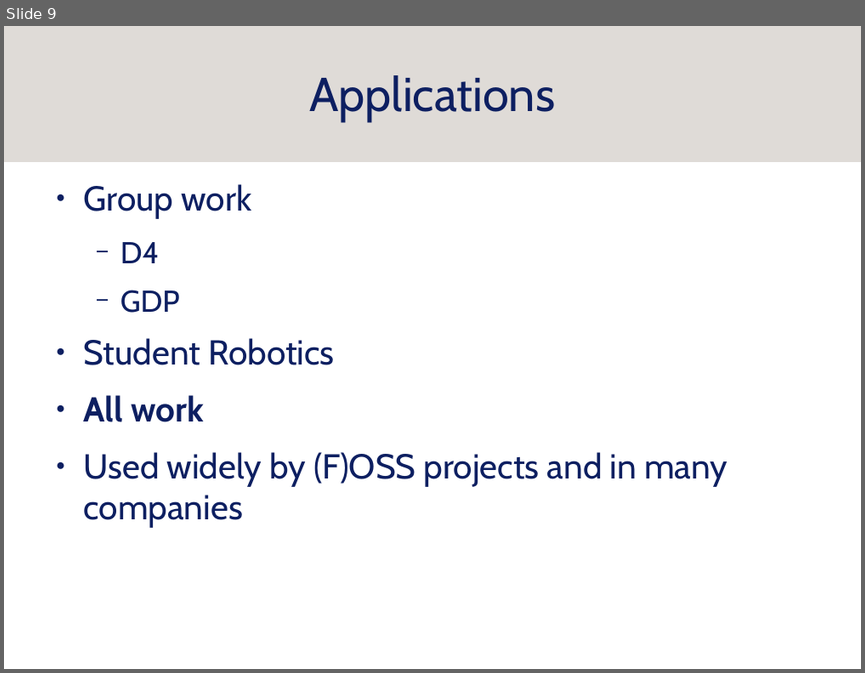
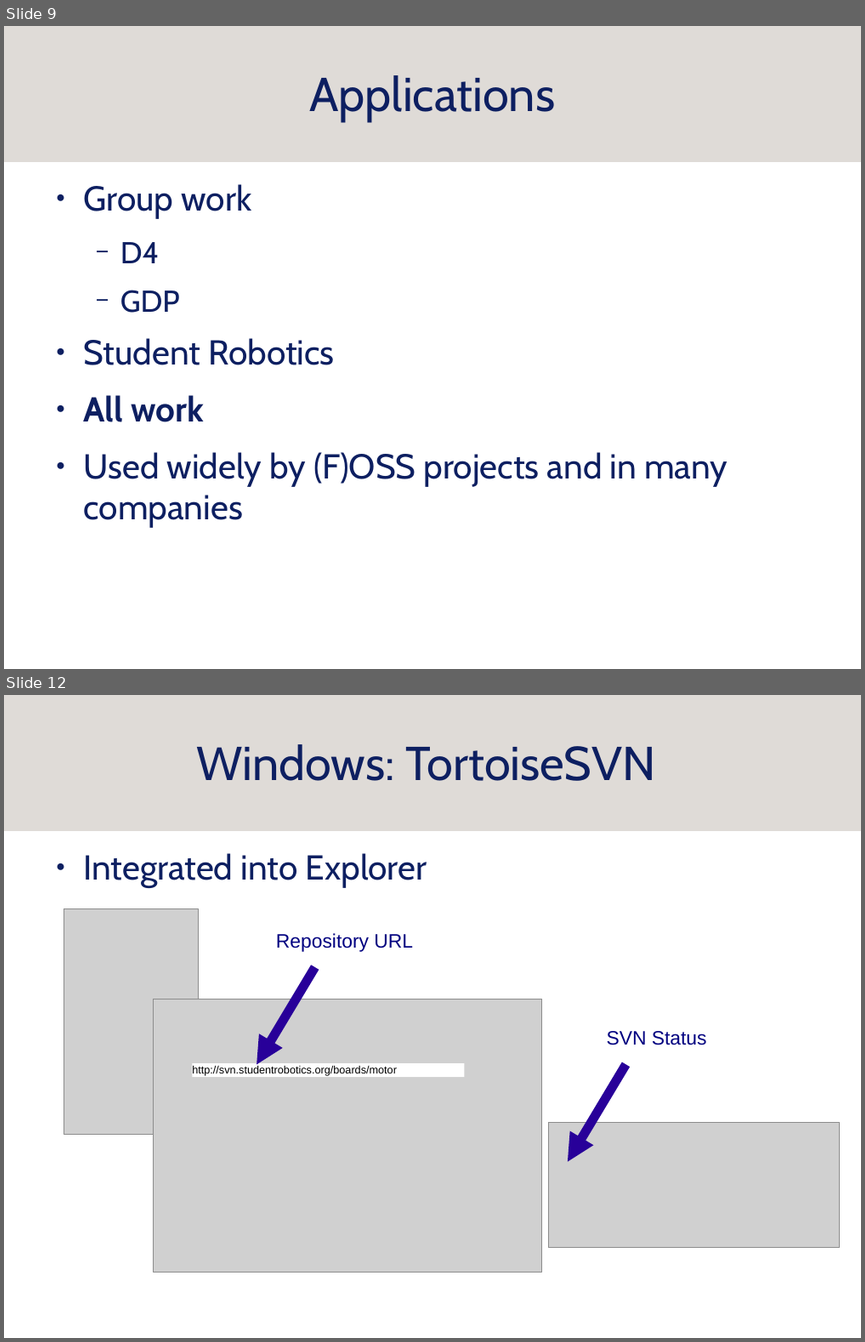
Before and after one commit to srobo/subversion-archive, a slide deck: presentations/subversion/svn.odp. Shown one above the other, each under a label of ours: slide 9 before the commit, slides 9 and 12 after it; the slides between them are not shown. The pictures are 865x673 and 865x1342 pixels, drawn with LibreOffice and Linux fonts; fonts in the diff are those of the drawing; grey boxes stand for pictures; background and template pictures are left out. Boxes give left, top, right and bottom in pixels: in the first picture for what was removed or moved away, otherwise in the second. Text is boxed around its words. In the diff, an @@ line names an element or a change of style, - is before the commit and + after.

Commit message:
added 3 windows slides showing equivalent features in Tortoise SVN

```diff
--- a/presentations/subversion/svn.odp
+++ b/presentations/subversion/svn.odp
@@ slide 12 added at (4,695,861,1338), background #FFFFFF; not listed: 1 template element that a slide beside it also shows @@
@@ title added at (196,744,656,781), 44 pt, text #0D1F61 @@
+Windows: TortoiseSVN
@@ text added at (84,853,427,887), 32 pt, text #0D1F61 @@
+● Integrated into Explorer
@@ picture added at (64,909,199,1134) @@
@@ text added at (276,933,413,952), 18 pt, text #000080 @@
+Repository URL
@@ arrow added from (315, 967) to (256, 1064), #280099 8.5 pt @@
@@ picture added at (154,999,542,1272) @@
@@ text added at (607,1031,707,1045), 18 pt, text #000080 @@
+SVN Status
@@ rectangle added at (192,1064,465,1077), fill #FFFFFF, 10 pt, text #000000 @@
+http://svn.studentrobotics.org/boards/motor
@@ arrow added from (626, 1064) to (568, 1162), #280099 8.5 pt @@
@@ picture added at (548,1123,839,1247) @@
```
Also in this commit, not shown: 20 slides changed, 2 other slides added, 2 slides removed.
